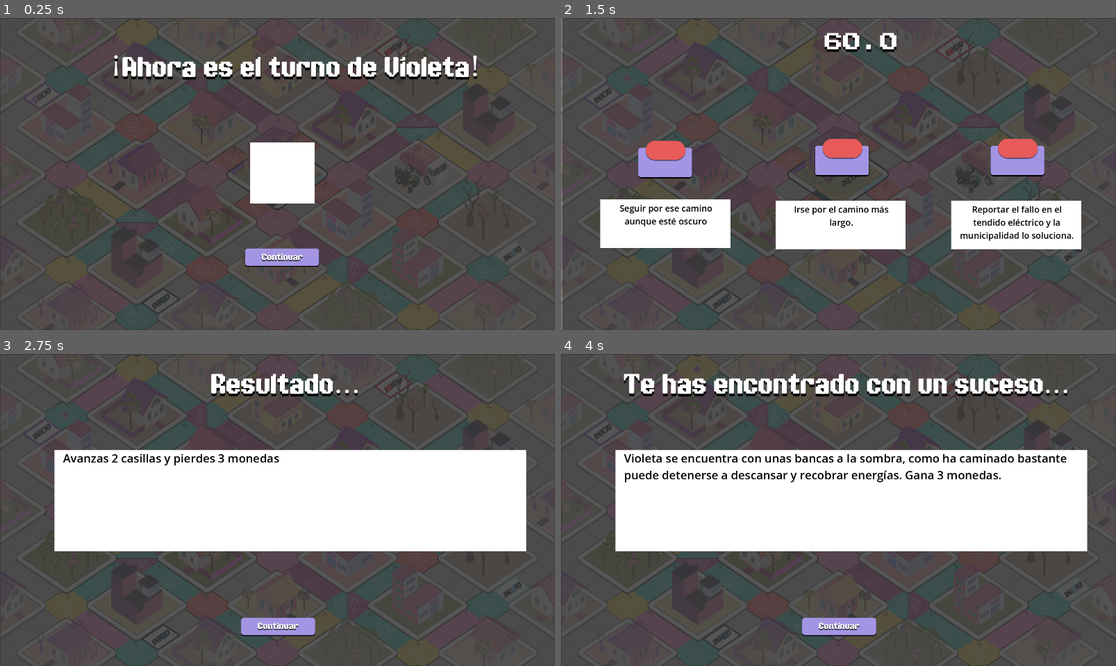
Above: before the commit, frames 1-4 (two rows, left to right).
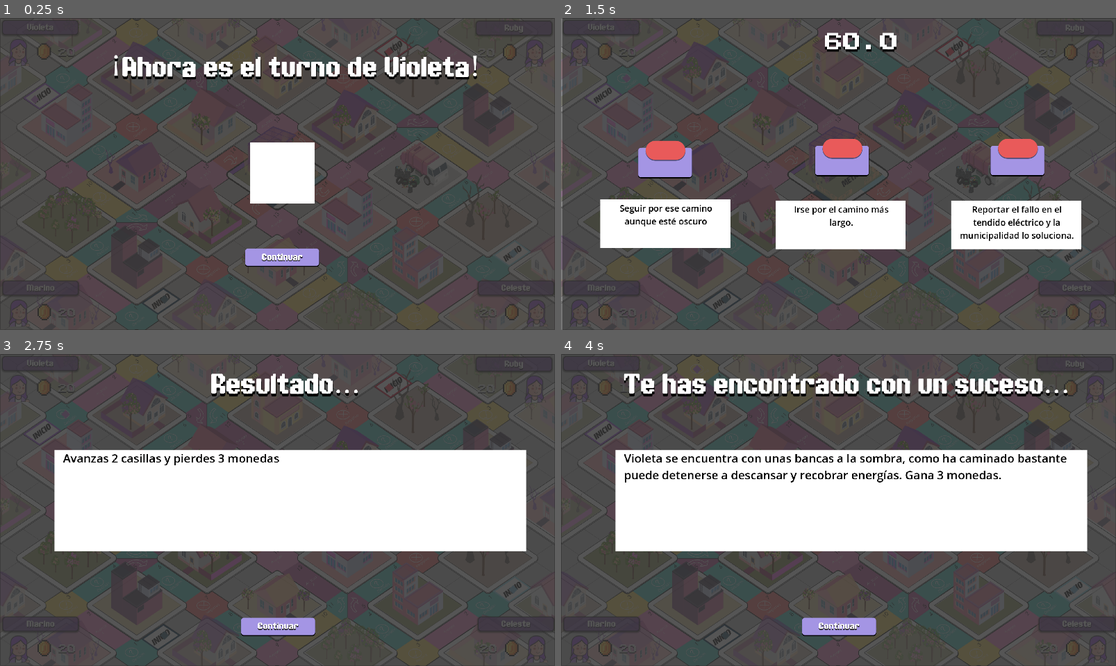
Above: after the commit, the same moments.

Repository: AleML1024/Ciudad-Magenta
Game: Godot game, scene res://Main.tscn
Two runs of this game, one before a commit and one after it. Both use one fixed random seed, a clock stepped at 60 frames per second and the inputs below.
Inputs (mouse positions are in pixels of both pictures, inside the frame that each line leads up to):
- Up to frame 1 (0.25 s): no input
- Up to frame 2 (1.5 s): click "Continuar" at 0.5 s; click "Continuar" at 1.25 s
- Up to frame 3 (2.75 s): click (105, 485) at 2.02 s
- Up to frame 4 (4 s): click "Continuar" at 2.75 s

The runs differ from the first frame. In frame 1, 1.0% of the frame differs, in the area x 0-100%, y 0-99%; in frame 2, 1.2%; in frame 3, 1.0%; in frame 4, 1.6%.

Commit message:
UI de jugadores (trabajo en progreso)

Diff:
--- a/Main.tscn
+++ b/Main.tscn
@@ -11,6 +11,7 @@
 [ext_resource type="PackedScene" uid="uid://i1h6aln7vtss" path="res://TurnScreen.tscn" id="9_03owx"]
 [ext_resource type="PackedScene" uid="uid://c4mtdhle5vpac" path="res://TextScreen.tscn" id="10_wkp8b"]
 [ext_resource type="PackedScene" uid="uid://bnx6vffe807h7" path="res://DecisionOptionsScreen.tscn" id="11_20pc6"]
+[ext_resource type="PackedScene" uid="uid://dsmx0nmq5snu0" path="res://PlayerInfo.tscn" id="12_5vvyt"]
 
 [node name="GameManager" type="Node"]
 script = ExtResource("5_3dxm6")
@@ -291,6 +292,7 @@
 visible = false
 
 [node name="TextScreen" parent="." instance=ExtResource("10_wkp8b")]
+visible = false
 
 [node name="DecisionOptionsScreen" parent="." instance=ExtResource("11_20pc6")]
 visible = false
@@ -299,7 +301,7 @@
 
 [node name="Violeta" parent="Players" instance=ExtResource("3_r0du0")]
 z_index = 1
-position = Vector2(118, 73)
+position = Vector2(-18, -2)
 
 [node name="Ruby" parent="Players" instance=ExtResource("3_trn2v")]
 position = Vector2(-17, 0)
@@ -312,3 +314,27 @@
 [node name="Marino" parent="Players" instance=ExtResource("5_wkp8b")]
 position = Vector2(-15, 4)
 character_type = 3
+
+[node name="PlayersUI" type="Node" parent="."]
+
+[node name="PlayerInfoVioleta" parent="PlayersUI" instance=ExtResource("12_5vvyt")]
+
+[node name="PlayerInfoRuby" parent="PlayersUI" instance=ExtResource("12_5vvyt")]
+layout_direction = 3
+offset_left = 3.0
+offset_top = 2.0
+offset_right = 3.6399841
+offset_bottom = 1.7599792
+
+[node name="PlayerInfoCeleste" parent="PlayersUI" instance=ExtResource("12_5vvyt")]
+layout_direction = 3
+offset_left = -4.0
+offset_top = 902.0
+offset_right = -3.3600159
+offset_bottom = 901.76
+
+[node name="PlayerInfoMarino" parent="PlayersUI" instance=ExtResource("12_5vvyt")]
+offset_left = 1.0
+offset_top = 902.0
+offset_right = 1.6399841
+offset_bottom = 901.76
--- /dev/null
+++ b/PlayerInfo.tscn
@@ -0,0 +1,162 @@
+[gd_scene load_steps=24 format=3 uid="uid://dsmx0nmq5snu0"]
+
+[ext_resource type="Texture2D" uid="uid://xrsdpqwpqhw" path="res://asssets/characters/VioletaAvatar.PNG" id="1_8crf7"]
+[ext_resource type="Script" uid="uid://d3rhf45xcvhoc" path="res://player_info.gd" id="1_hgwop"]
+[ext_resource type="FontFile" uid="uid://cxnt1h6c1s8l3" path="res://asssets/fonts/GamepauseddemoRegular-RpmY6.otf" id="1_vos4d"]
+[ext_resource type="Texture2D" uid="uid://bsw8wiipg7c8l" path="res://asssets/icons/ezgif-split/tile000.png" id="2_u24cy"]
+[ext_resource type="Texture2D" uid="uid://cfov3qyur50jy" path="res://asssets/icons/ezgif-split/tile001.png" id="3_0an8y"]
+[ext_resource type="Texture2D" uid="uid://b1ide8xd1ervw" path="res://asssets/icons/ezgif-split/tile010.png" id="4_vos4d"]
+[ext_resource type="Texture2D" uid="uid://bjyno7use230" path="res://asssets/icons/ezgif-split/tile011.png" id="5_hgwop"]
+[ext_resource type="Texture2D" uid="uid://vm1u13lx2kbx" path="res://asssets/icons/ezgif-split/tile012.png" id="6_t2v26"]
+[ext_resource type="Texture2D" uid="uid://bonsw7swtlw3l" path="res://asssets/icons/ezgif-split/tile013.png" id="7_sehbh"]
+[ext_resource type="Texture2D" uid="uid://cw4vygrievyjb" path="res://asssets/icons/ezgif-split/tile002.png" id="8_hkyby"]
+[ext_resource type="Texture2D" uid="uid://bqhewxa5v5f3" path="res://asssets/icons/ezgif-split/tile003.png" id="9_oq50r"]
+[ext_resource type="Texture2D" uid="uid://3tywujlxagvc" path="res://asssets/icons/ezgif-split/tile004.png" id="10_755vv"]
+[ext_resource type="Texture2D" uid="uid://byebg4yrqq1y5" path="res://asssets/icons/ezgif-split/tile005.png" id="11_3tamb"]
+[ext_resource type="Texture2D" uid="uid://b5urefkex2xe2" path="res://asssets/icons/ezgif-split/tile006.png" id="12_d77dv"]
+[ext_resource type="Texture2D" uid="uid://k6yq61wial4v" path="res://asssets/icons/ezgif-split/tile007.png" id="13_6li47"]
+[ext_resource type="Texture2D" uid="uid://c048dl74oq12i" path="res://asssets/icons/ezgif-split/tile008.png" id="14_kt6m7"]
+[ext_resource type="Texture2D" uid="uid://c0xy5tpryr77v" path="res://asssets/icons/ezgif-split/tile009.png" id="15_0t7k8"]
+[ext_resource type="FontFile" uid="uid://bquy73w767mk1" path="res://asssets/fonts/PublicPixel-rv0pA.ttf" id="16_0an8y"]
+
+[sub_resource type="StyleBoxFlat" id="StyleBoxFlat_1ufa7"]
+content_margin_left = 8.0
+content_margin_top = 8.0
+content_margin_right = 8.0
+content_margin_bottom = 8.0
+bg_color = Color(0.6, 0.6, 0.6, 0)
+
+[sub_resource type="StyleBoxFlat" id="StyleBoxFlat_vos4d"]
+bg_color = Color(0.6156863, 0.30588236, 0.8666667, 0.49803922)
+border_width_left = 2
+border_width_top = 2
+border_width_right = 2
+border_width_bottom = 2
+border_color = Color(0, 0, 0, 1)
+corner_radius_top_left = 10
+corner_radius_top_right = 10
+corner_radius_bottom_right = 10
+corner_radius_bottom_left = 10
+shadow_size = 6
+shadow_offset = Vector2(0, 2)
+
+[sub_resource type="LabelSettings" id="LabelSettings_hgwop"]
+font = ExtResource("1_vos4d")
+font_size = 30
+shadow_size = 0
+shadow_color = Color(0, 0, 0, 1)
+shadow_offset = Vector2(1, 3.705)
+
+[sub_resource type="AnimatedTexture" id="AnimatedTexture_gpuxl"]
+frames = 14
+speed_scale = 11.2
+frame_0/texture = ExtResource("2_u24cy")
+frame_1/texture = ExtResource("3_0an8y")
+frame_1/duration = 1.0
+frame_2/texture = ExtResource("8_hkyby")
+frame_2/duration = 1.0
+frame_3/texture = ExtResource("9_oq50r")
+frame_3/duration = 1.0
+frame_4/texture = ExtResource("10_755vv")
+frame_4/duration = 1.0
+frame_5/texture = ExtResource("11_3tamb")
+frame_5/duration = 1.0
+frame_6/texture = ExtResource("12_d77dv")
+frame_6/duration = 1.0
+frame_7/texture = ExtResource("13_6li47")
+frame_7/duration = 1.0
+frame_8/texture = ExtResource("14_kt6m7")
+frame_8/duration = 1.0
+frame_9/texture = ExtResource("15_0t7k8")
+frame_9/duration = 1.0
+frame_10/texture = ExtResource("4_vos4d")
+frame_10/duration = 1.0
+frame_11/texture = ExtResource("5_hgwop")
+frame_11/duration = 1.0
+frame_12/texture = ExtResource("6_t2v26")
+frame_12/duration = 1.0
+frame_13/texture = ExtResource("7_sehbh")
+frame_13/duration = 1.0
+
+[sub_resource type="LabelSettings" id="LabelSettings_vos4d"]
+font = ExtResource("16_0an8y")
+font_size = 30
+font_color = Color(1, 1, 1, 0.8352941)
+shadow_color = Color(0, 0, 0, 1)
+shadow_offset = Vector2(0, 3)
+
+[node name="PlayerInfo" type="Control"]
+custom_minimum_size = Vector2(400, 300)
+layout_mode = 3
+anchor_right = 0.208
+anchor_bottom = 0.27800003
+offset_right = 0.63998413
+offset_bottom = -0.24002075
+script = ExtResource("1_hgwop")
+
+[node name="PanelContainer" type="PanelContainer" parent="."]
+custom_minimum_size = Vector2(400, 300)
+layout_mode = 1
+anchors_preset = -1
+anchor_right = 1.0
+anchor_bottom = 1.0
+grow_horizontal = 2
+theme_override_styles/panel = SubResource("StyleBoxFlat_1ufa7")
+
+[node name="VBoxContainer" type="VBoxContainer" parent="PanelContainer"]
+layout_mode = 2
+size_flags_horizontal = 0
+size_flags_vertical = 0
+theme_override_constants/separation = 8
+alignment = 1
+
+[node name="TopRow" type="Panel" parent="PanelContainer/VBoxContainer"]
+custom_minimum_size = Vector2(262.5, 50)
+layout_mode = 2
+size_flags_horizontal = 0
+size_flags_vertical = 0
+theme_override_styles/panel = SubResource("StyleBoxFlat_vos4d")
+
+[node name="Label" type="Label" parent="PanelContainer/VBoxContainer/TopRow"]
+layout_mode = 1
+anchors_preset = 15
+anchor_right = 1.0
+anchor_bottom = 1.0
+offset_left = 2.0
+offset_top = 5.0
+offset_right = -1.0
+offset_bottom = -4.0
+text = "Violeta"
+label_settings = SubResource("LabelSettings_hgwop")
+horizontal_alignment = 1
+vertical_alignment = 1
+
+[node name="BottomRow" type="HBoxContainer" parent="PanelContainer/VBoxContainer"]
+layout_mode = 2
+theme_override_constants/separation = 0
+alignment = 1
+
+[node name="TextureRect" type="TextureRect" parent="PanelContainer/VBoxContainer/BottomRow"]
+custom_minimum_size = Vector2(100, 100)
+layout_mode = 2
+texture = ExtResource("1_8crf7")
+expand_mode = 1
+
+[node name="CoinContainer" type="HBoxContainer" parent="PanelContainer/VBoxContainer/BottomRow"]
+layout_mode = 2
+theme_override_constants/separation = 12
+alignment = 1
+
+[node name="TextureRect" type="TextureRect" parent="PanelContainer/VBoxContainer/BottomRow/CoinContainer"]
+custom_minimum_size = Vector2(75, 0)
+layout_mode = 2
+texture = SubResource("AnimatedTexture_gpuxl")
+expand_mode = 1
+stretch_mode = 5
+flip_h = true
+
+[node name="Label" type="Label" parent="PanelContainer/VBoxContainer/BottomRow/CoinContainer"]
+layout_mode = 2
+text = "20"
+label_settings = SubResource("LabelSettings_vos4d")
+vertical_alignment = 1
--- a/game_manager.gd
+++ b/game_manager.gd
@@ -6,6 +6,12 @@
 @onready var turn_screen = $TurnScreen
 @onready var decision_options_ui = $DecisionOptionsScreen/Control
 @onready var text_screen = $TextScreen/Control
+
+@onready var ui_violeta = $PlayersUI/PlayerInfoVioleta
+@onready var ui_ruby = $PlayersUI/PlayerInfoRuby
+@onready var ui_celeste = $PlayersUI/PlayerInfoCeleste
+@onready var ui_marino = $PlayersUI/PlayerInfoMarino
+
 var turn_in_progress := false
 var ignore_decisions := true
 
@@ -48,6 +54,7 @@
 
 		player.coins = 20
 
+	setup_player_ui()
 	start_turn()
 
 func start_turn():
@@ -104,8 +111,6 @@
 
 
 func _on_decision_resolved(result: Dictionary):
-	var player = players[current_player_index]
-
 	$DecisionOptionsScreen.visible = false
 	waiting_for_decision = false
 
@@ -161,3 +166,16 @@
 
 func on_tile_resolved(_player):
 	end_turn()
+
+func setup_player_ui():
+
+	var ui_map = {
+		"Violeta": ui_violeta,
+		"Ruby": ui_ruby,
+		"Celeste": ui_celeste,
+		"Marino": ui_marino
+	}
+
+	for player in players:
+		if ui_map.has(player.name):
+			ui_map[player.name].set_player(player)
--- a/player.gd
+++ b/player.gd
@@ -20,6 +20,8 @@
 
 @export var character_type: Character_type
 @export var start_tile_index := 0
+
+signal coins_changed(new_value)
 
 func place_on_start():
 	tile_index = start_tile_index
@@ -93,3 +95,34 @@
 	coins += amount
 	coins = max(coins, 0)
 	print(name, "monedas:", coins)
+	emit_signal("coins_changed", coins)
+
+func get_character_name() -> String:
+	match character_type:
+		Character_type.VIOLETA: return "Violeta"
+		Character_type.RUBY: return "Ruby"
+		Character_type.CELESTE: return "Celeste"
+		Character_type.MARINO: return "Marino"
+	return "Jugador"
+
+
+func get_character_color() -> Color:
+	match character_type:
+		Character_type.VIOLETA: return Color("#A259FF")
+		Character_type.RUBY: return Color("#FF4D4D")
+		Character_type.CELESTE: return Color("#4DB8FF")
+		Character_type.MARINO: return Color("#1B3B6F")
+	return Color.WHITE
+
+
+func get_character_portrait() -> Texture2D:
+	match character_type:
+		Character_type.VIOLETA:
+			return preload("res://asssets/characters/VioletaAvatar.PNG")
+		Character_type.RUBY:
+			return preload("res://asssets/characters/RubíAvatar.PNG")
+		Character_type.CELESTE:
+			return preload("res://asssets/characters/CelesteAvatar.PNG")
+		Character_type.MARINO:
+			return preload("res://asssets/characters/MarinoAvatar.PNG")
+	return null
--- /dev/null
+++ b/player_info.gd
@@ -0,0 +1,19 @@
+extends Control
+
+@onready var name_label = $PanelContainer/VBoxContainer/TopRow/Label
+@onready var color_rect = $PanelContainer/VBoxContainer/TopRow
+@onready var portrait = $PanelContainer/VBoxContainer/BottomRow/TextureRect
+@onready var coin_label = $PanelContainer/VBoxContainer/BottomRow/CoinContainer/Label
+
+var player_ref = null
+
+func set_player(player):
+	player_ref = player
+	name_label.text = player.name
+	update_coins(player.coins)
+
+	# escuchar cambios futuros
+	player.coins_changed.connect(update_coins)
+
+func update_coins(value):
+	coin_label.text = str(value)
--- a/project.godot
+++ b/project.godot
@@ -22,3 +22,7 @@
 [dotnet]
 
 project/assembly_name="Ciudad Magenta"
+
+[rendering]
+
+textures/canvas_textures/default_texture_filter=0
Not shown: 1 places in Main.tscn that only renumber resources
Binary file added: asssets/characters/CelesteAvatar.PNG
Not shown, added: asssets/characters/CelesteAvatar.PNG.import
Binary file added: asssets/characters/MarinoAvatar.PNG
Not shown, added: asssets/characters/MarinoAvatar.PNG.import
Binary file added: asssets/characters/RubíAvatar.PNG
Not shown, added: asssets/characters/RubíAvatar.PNG.import
Binary file added: asssets/characters/VioletaAvatar.PNG
Not shown, added: asssets/characters/VioletaAvatar.PNG.import
Binary file added: asssets/icons/coin3_16x16.png
Not shown, added: asssets/icons/coin3_16x16.png.import
Binary file added: asssets/icons/ezgif-split/tile000.png
(and 28 more such lines)
